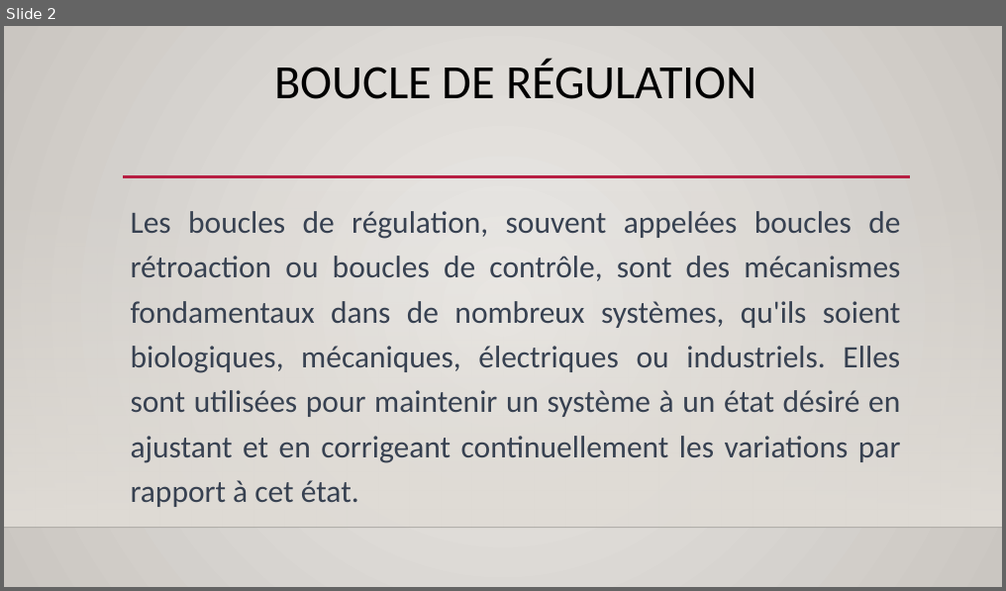
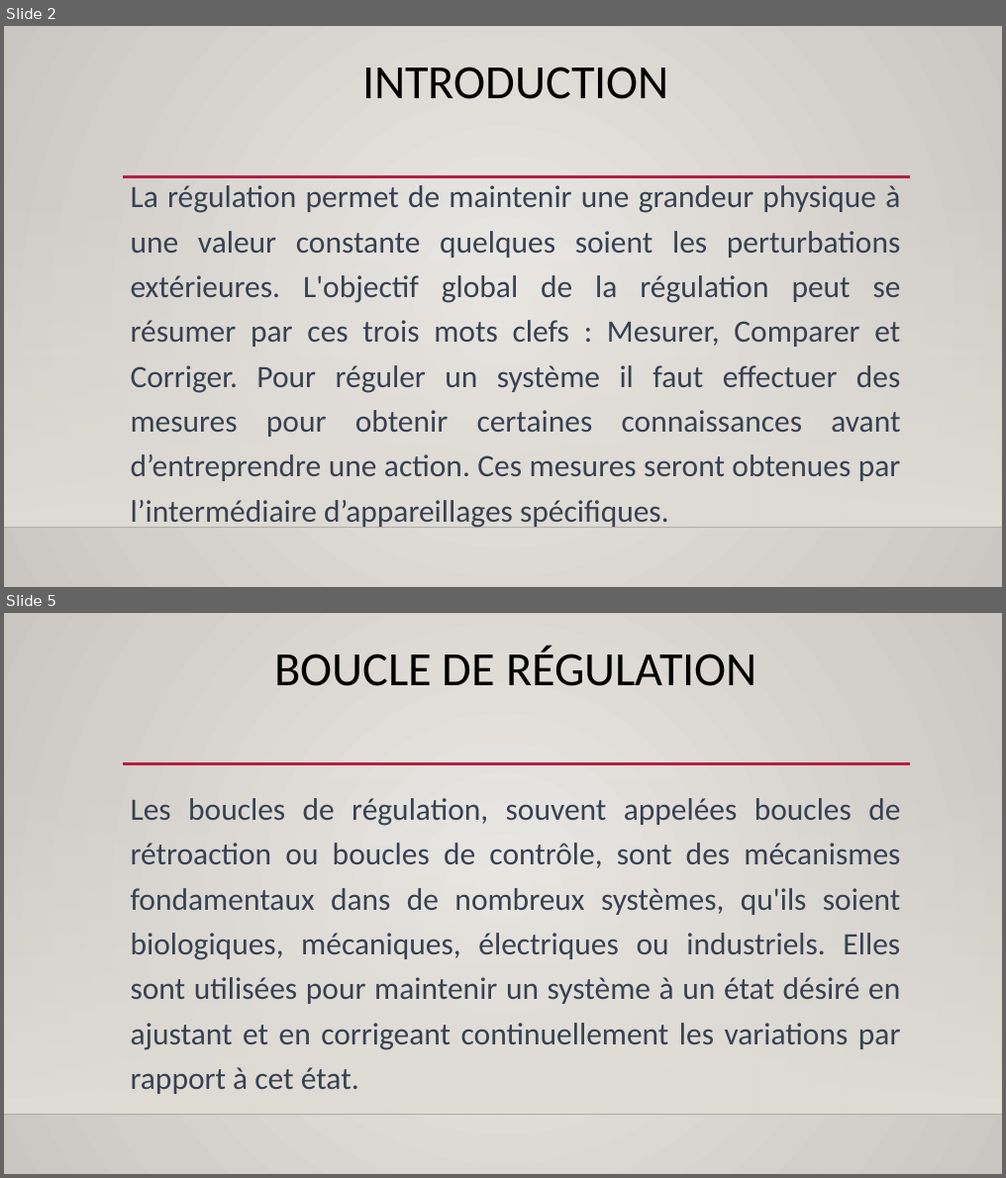
Before and after one commit to Aboudara/Document, a slide deck: Formation regulation.pptx. Shown one above the other, each under a label of ours: slide 2 before the commit, slides 2 and 5 after it; the slides between them are not shown. The pictures are 1006x591 and 1006x1178 pixels, drawn with LibreOffice and Linux fonts; fonts in the diff are those of the drawing; background and template pictures are left out. Boxes give left, top, right and bottom in pixels: in the first picture for what was removed or moved away, otherwise in the second. Text is boxed around its words. In the diff, an @@ line names an element or a change of style, - is before the commit and + after.

```diff
--- a/Formation regulation.pptx
+++ b/Formation regulation.pptx
@@ slide 2 added at [4, 26, 1002, 587], background gradient #ECEAE7 to #CAC7C1; not listed: 3 template elements that a slide beside it also shows @@
@@ title added at [362, 67, 669, 99], 46 pt, text #000000 @@
+INTRODUCTION
@@ text added at [131, 185, 901, 528], 30 pt, text #374151 @@
+La régulation permet de maintenir une grandeur physique à une valeur constante quelques soient les perturbations extérieures. L'objectif global de la régulation peut se résumer par ces trois mots clefs : Mesurer, Comparer et Corriger. Pour réguler un système il faut effectuer des mesures pour obtenir certaines connaissances avant d’entreprendre une action. Ces mesures seront obtenues par l’intermédiaire d’appareillages spécifiques.
@@ what was slide 2 is now slide 5 @@
```
Also in this commit, not shown: 2 slides changed, 7 other slides added, 1 slide removed.
